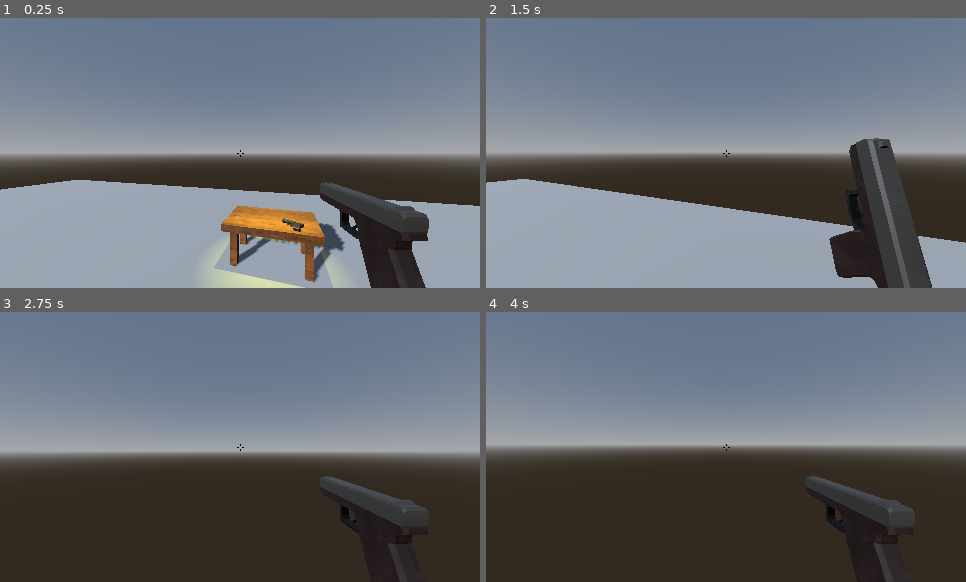
Above: before the commit, frames 1-4 (two rows, left to right).
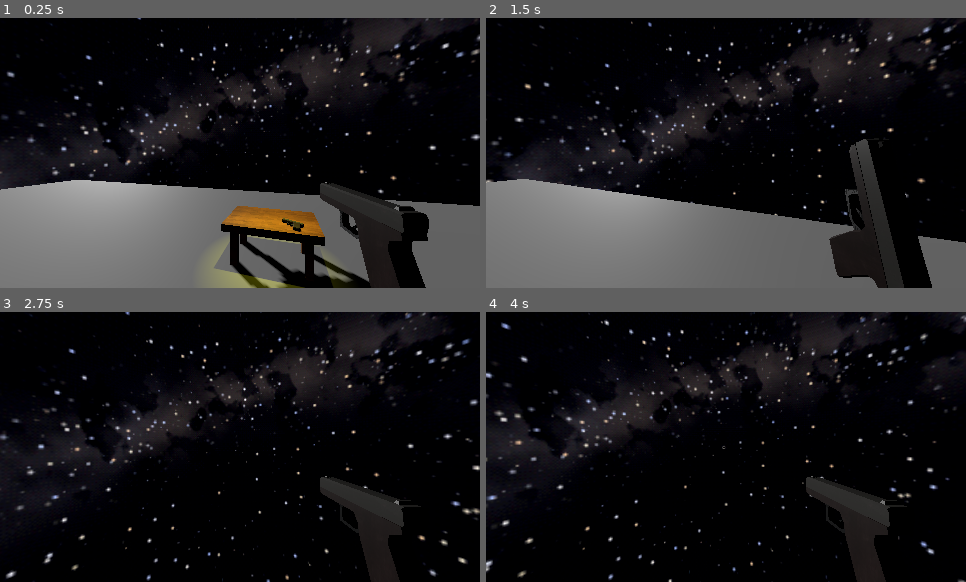
Above: after the commit, the same moments.

Repository: TheM0RSE/GameOff2026
Game: Godot game, scene res://Scenes/Main.tscn
Two runs of this game, one before a commit and one after it. Both use one fixed random seed, a clock stepped at 60 frames per second and the inputs below.
Inputs (mouse positions are in pixels of both pictures, inside the frame that each line leads up to):
- Up to frame 1 (0.25 s): no input
- Up to frame 2 (1.5 s): move the mouse to (750, 153) at 0.52 s; hold Shift (Sprint) 0.53-1.28 s; hold W (up) from 0.53 s (still down); tap Space (jump) at 0.77 s; move the mouse to (702, 153) at 1.27 s; click (702, 153) at 1.35 s
- Up to frame 3 (2.75 s): keep holding W (up); tap Space (jump) at 1.52 s; move the mouse to (249, 441) at 2.02 s; hold Shift (Sprint) from 2.03 s (still down)
- Up to frame 4 (4 s): keep holding W (up); tap Enter at 2.75 s; move the mouse to (721, 452) at 2.77 s; release Shift (Sprint) at 2.78 s; click (721, 452) at 2.85 s; tap Space (jump) at 3.02, 3.77 s; move the mouse to (764, 449) at 3.52 s; hold Shift (Sprint) from 3.53 s (still down)

The runs differ from the first frame. In frame 1, 95% of the frame differs, in the area x 0-100%, y 0-100%; in frame 2, 95%; in frame 3, 97%; in frame 4, 97%.

Commit message:
Added some skyboxes to project files. Changed sky to a ringed planet skybox.

Diff:
--- a/Scenes/Main.tscn
+++ b/Scenes/Main.tscn
@@ -1,19 +1,20 @@
 [gd_scene format=3 uid="uid://dcydvs1qdue5e"]
 
+[ext_resource type="Texture2D" uid="uid://do471sf84n5uo" path="res://Skyboxes/PSX_Skyboxes_SpaceNebula/ringed_planet/panorama_1024x512.png" id="1_pbw6q"]
 [ext_resource type="PackedScene" uid="uid://c2f7or57sbcfm" path="res://Entities/Player/Player.tscn" id="1_r150o"]
 [ext_resource type="PackedScene" uid="uid://bic3k18q2t0ui" path="res://Models/Table/Table.glb" id="4_rgh2o"]
 [ext_resource type="PackedScene" uid="uid://bpo2s2glog4gk" path="res://Items/Glock/Glock.glb" id="5_pbw6q"]
 [ext_resource type="PackedScene" uid="uid://dulq0ckibflvo" path="res://Entities/Customer/Customer.tscn" id="6_v1gob"]
 
-[sub_resource type="ProceduralSkyMaterial" id="ProceduralSkyMaterial_v1gob"]
+[sub_resource type="PanoramaSkyMaterial" id="PanoramaSkyMaterial_v1gob"]
+panorama = ExtResource("1_pbw6q")
 
 [sub_resource type="Sky" id="Sky_rgh2o"]
-sky_material = SubResource("ProceduralSkyMaterial_v1gob")
+sky_material = SubResource("PanoramaSkyMaterial_v1gob")
 
 [sub_resource type="Environment" id="Environment_3n5wa"]
 background_mode = 2
 sky = SubResource("Sky_rgh2o")
-volumetric_fog_enabled = true
 volumetric_fog_density = 0.01
 volumetric_fog_temporal_reprojection_enabled = false
 volumetric_fog_temporal_reprojection_amount = 0.99
@@ -42,7 +43,7 @@
 spot_angle = 48.258846
 
 [node name="DirectionalLight3D" type="DirectionalLight3D" parent="Lighting" unique_id=407121697]
-transform = Transform3D(0.8602798, 0.30722022, -0.40685922, -0.13602787, 0.90742916, 0.3975787, 0.49134007, -0.2866847, 0.82243353, 0, 0, 0)
+transform = Transform3D(-0.62728643, 0.23172829, -0.74351454, -0.13602789, 0.9074293, 0.39757875, 0.76681685, 0.3505344, -0.5376965, 0, 6.527805, 0)
 shadow_enabled = true
 
 [node name="Player" parent="." unique_id=1972926718 instance=ExtResource("1_r150o")]
Not shown, added: Skyboxes/PSX_Skyboxes_SpaceNebula/LICENSE.txt
Binary file added: Skyboxes/PSX_Skyboxes_SpaceNebula/Preview/panoramas.png
Not shown, added: Skyboxes/PSX_Skyboxes_SpaceNebula/Preview/panoramas.png.import
Binary file added: Skyboxes/PSX_Skyboxes_SpaceNebula/Preview/scenes.png
Not shown, added: Skyboxes/PSX_Skyboxes_SpaceNebula/Preview/scenes.png.import
Not shown, added: Skyboxes/PSX_Skyboxes_SpaceNebula/README.txt
Binary file added: Skyboxes/PSX_Skyboxes_SpaceNebula/blue_nebula/cube_256/nx.png
Not shown, added: Skyboxes/PSX_Skyboxes_SpaceNebula/blue_nebula/cube_256/nx.png.import
Binary file added: Skyboxes/PSX_Skyboxes_SpaceNebula/blue_nebula/cube_256/ny.png
Not shown, added: Skyboxes/PSX_Skyboxes_SpaceNebula/blue_nebula/cube_256/ny.png.import
Binary file added: Skyboxes/PSX_Skyboxes_SpaceNebula/blue_nebula/cube_256/nz.png
Not shown, added: Skyboxes/PSX_Skyboxes_SpaceNebula/blue_nebula/cube_256/nz.png.import
(and 144 more such lines)
